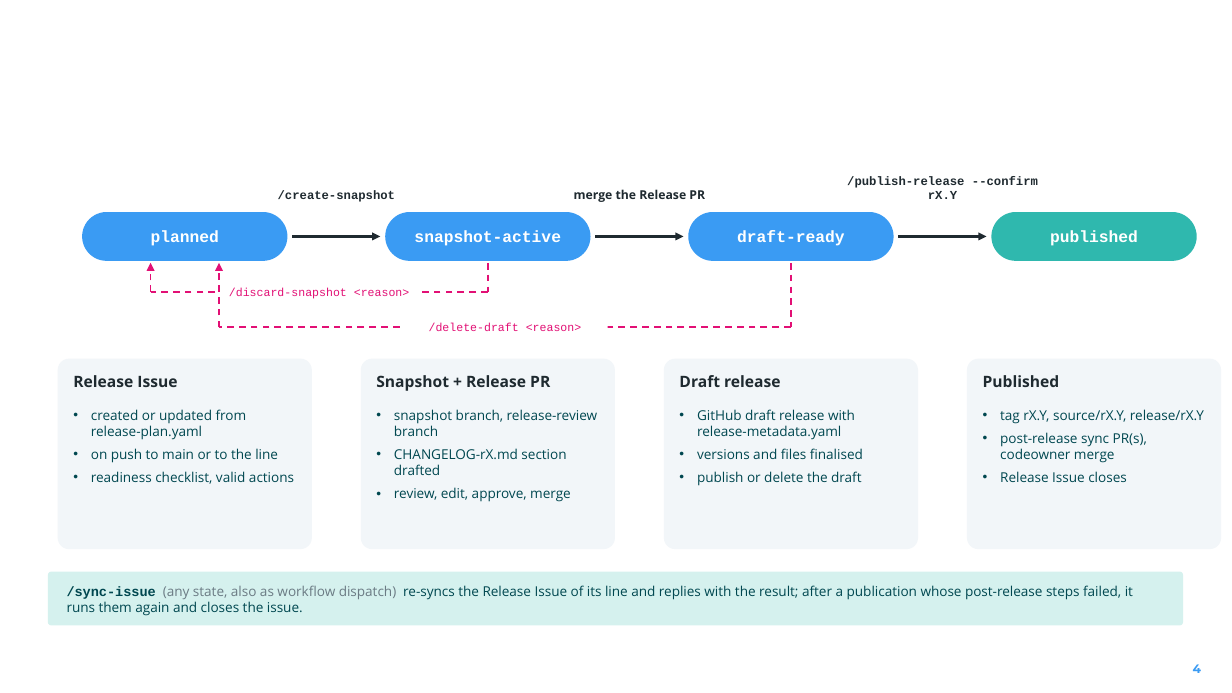
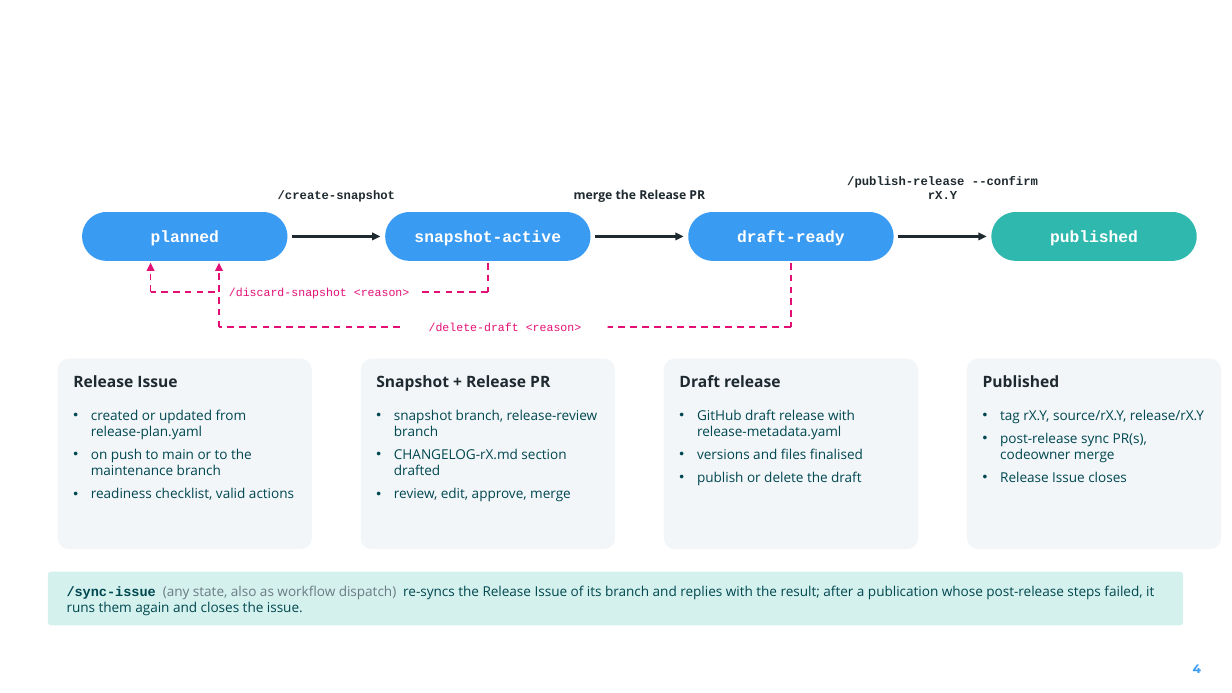
Before and after one commit to camaraproject/ReleaseManagement, a slide deck: slide 4 of documentation/SupportingDocuments/2026-10-27_CAMARA_Release_Process_Refactor_Update.pptx. Drawn at 1232x693 pixels with LibreOffice and Linux fonts; fonts in the diff are those of the drawing; background and template pictures are left out. Boxes give left, top, right and bottom in pixels: in the first picture for what was removed or moved away, otherwise in the second. Text is boxed around its words. In the diff, an @@ line names an element or a change of style, - is before the commit and + after.

```diff
--- a/documentation/SupportingDocuments/2026-10-27_CAMARA_Release_Process_Refactor_Update.pptx
+++ b/documentation/SupportingDocuments/2026-10-27_CAMARA_Release_Process_Refactor_Update.pptx
@@ text at (x1=91, y1=448, x2=252, y2=475): text changed @@
-• on push to main or to the line
+• on push to main or to the maintenance branch
@@ text at (x1=67, y1=585, x2=1154, y2=616): text changed @@
-/sync-issue (any state, also as workflow dispatch) re-syncs the Release Issue of its line and replies with the result; after a publication whose post-release steps failed, it runs them again and closes the issue.
+/sync-issue (any state, also as workflow dispatch) re-syncs the Release Issue of its branch and replies with the result; after a publication whose post-release steps failed, it runs them again and closes the issue.
```
Also in this commit, not shown: 12 other slides changed, 1 other file.
